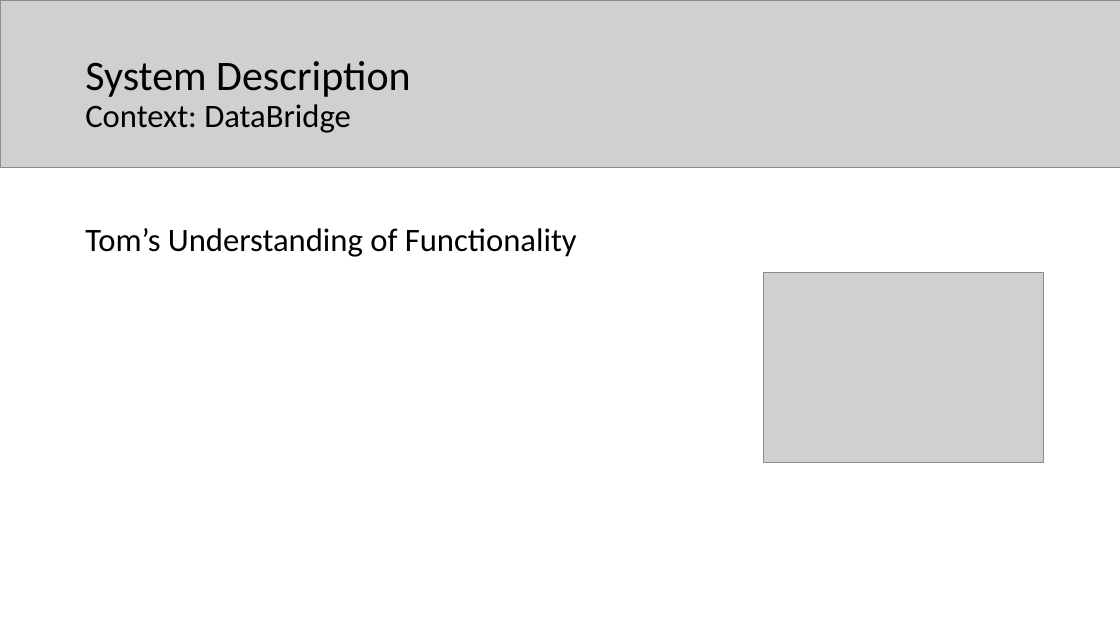
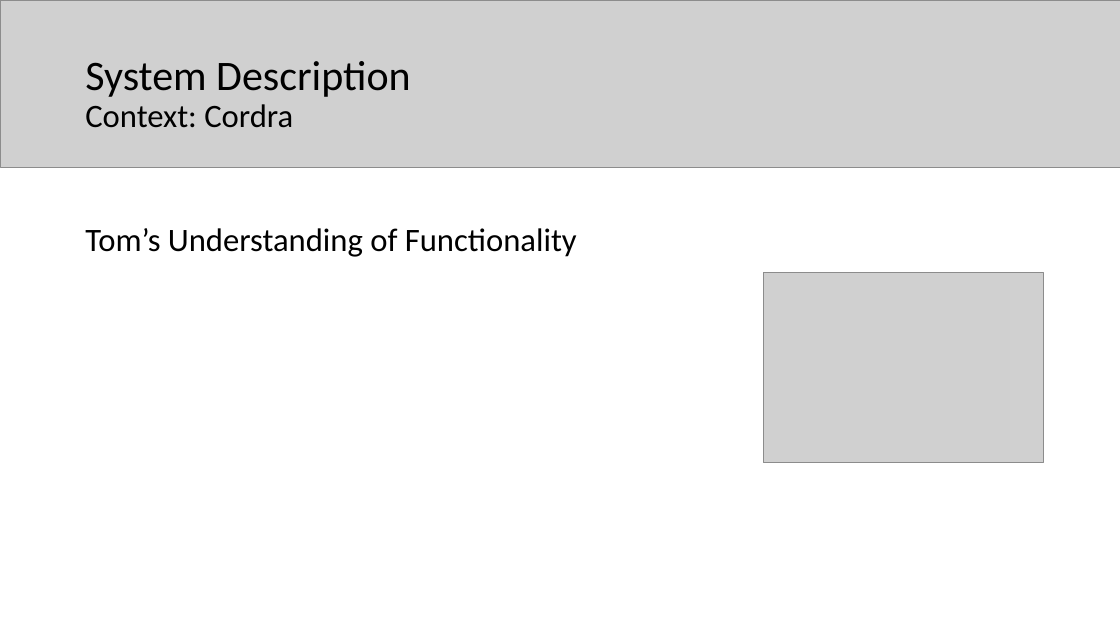
Before and after one commit to tslever/Tom_Levers_Public_Git_Repository, a slide deck: slide 3 of Ice_Cream_Server.pptx. Drawn at 1120x630 pixels with LibreOffice and Linux fonts; fonts in the diff are those of the drawing; grey boxes stand for pictures. Boxes give left, top, right and bottom in pixels: in the first picture for what was removed or moved away, otherwise in the second. Text is boxed around its words. In the diff, an @@ line names an element or a change of style, - is before the commit and + after.

```diff
--- a/Ice_Cream_Server.pptx
+++ b/Ice_Cream_Server.pptx
@@ title at (85,61,411,128): text changed; size 28 to 36 pt @@
-System Description
-Context: DataBridge
+System Description
+Context: Cordra
```
Also in this commit, not shown: 1 other slide changed, 1 other file.
